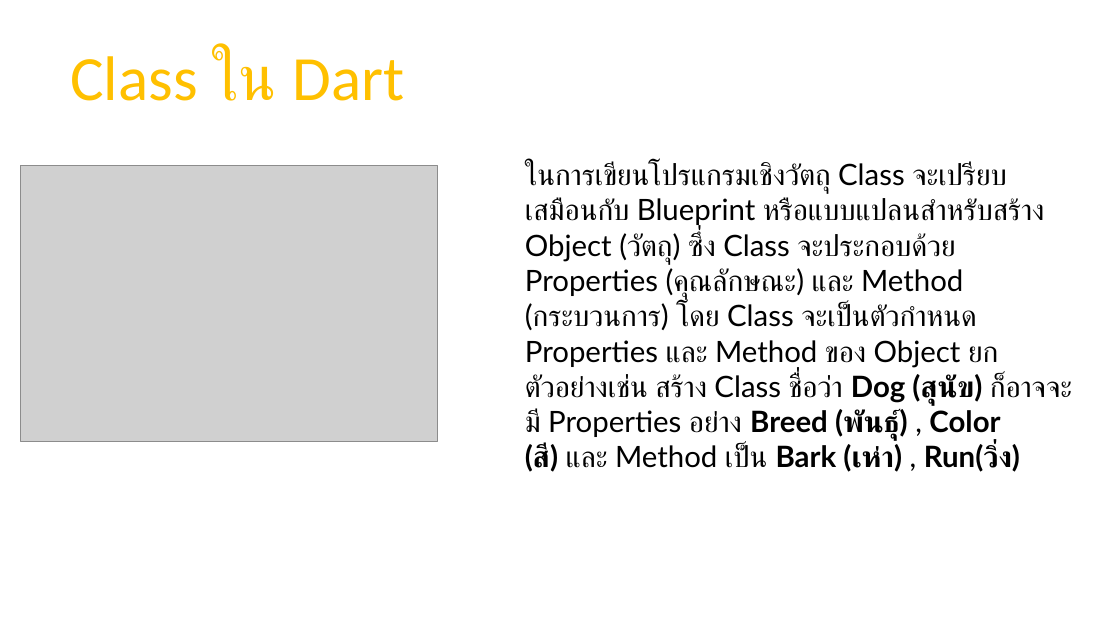
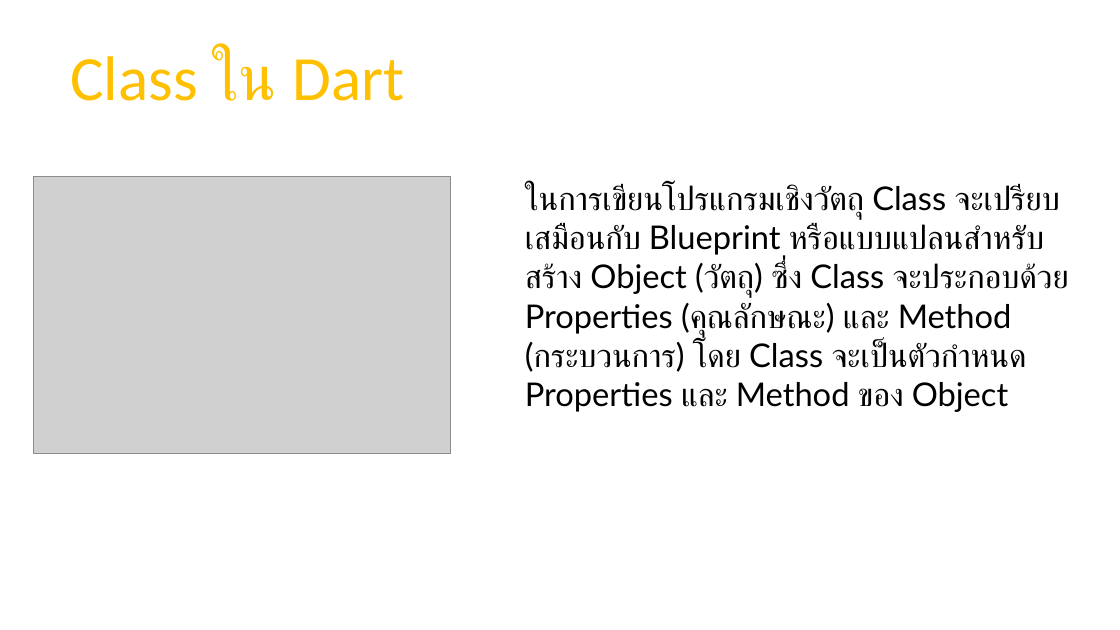
Before and after one commit to wk229/pl, a slide deck: slide 2 of Class in Dart.pptx. Drawn at 1120x630 pixels with LibreOffice and Linux fonts; fonts in the diff are those of the drawing; grey boxes stand for pictures; background and template pictures are left out. Boxes give left, top, right and bottom in pixels: in the first picture for what was removed or moved away, otherwise in the second. Text is boxed around its words. In the diff, an @@ line names an element or a change of style, - is before the commit and + after.

```diff
--- a/Class in Dart.pptx
+++ b/Class in Dart.pptx
@@ picture: place and size @@
-picture at [21,166,438,442]
+picture at [34,176,450,453]
@@ title at [525,184,1069,412]: text changed; size 25.2 to 28 pt @@
-ในการเขียนโปรแกรมเชิงวัตถุ Class จะเปรียบเสมือนกับ Blueprint หรือแบบแปลนสำหรับสร้าง Object (วัตถุ) ซึ่ง Class จะประกอบด้วย Properties (คุณลักษณะ) และ Method (กระบวนการ) โดย Class จะเป็นตัวกำหนด Properties และ Method ของ Object ยกตัวอย่างเช่น สร้าง Class ชื่อว่า Dog (สุนัข) ก็อาจจะมี Properties อย่าง Breed (พันธุ์) , Color (สี) และ Method เป็น Bark (เห่า) , Run(วิ่ง)
+ในการเขียนโปรแกรมเชิงวัตถุ Class จะเปรียบเสมือนกับ Blueprint หรือแบบแปลนสำหรับสร้าง Object (วัตถุ) ซึ่ง Class จะประกอบด้วย Properties (คุณลักษณะ) และ Method (กระบวนการ) โดย Class จะเป็นตัวกำหนด Properties และ Method ของ Object
```
Also in this commit, not shown: 2 other slides changed, 2 slides added, 1 slide removed.
